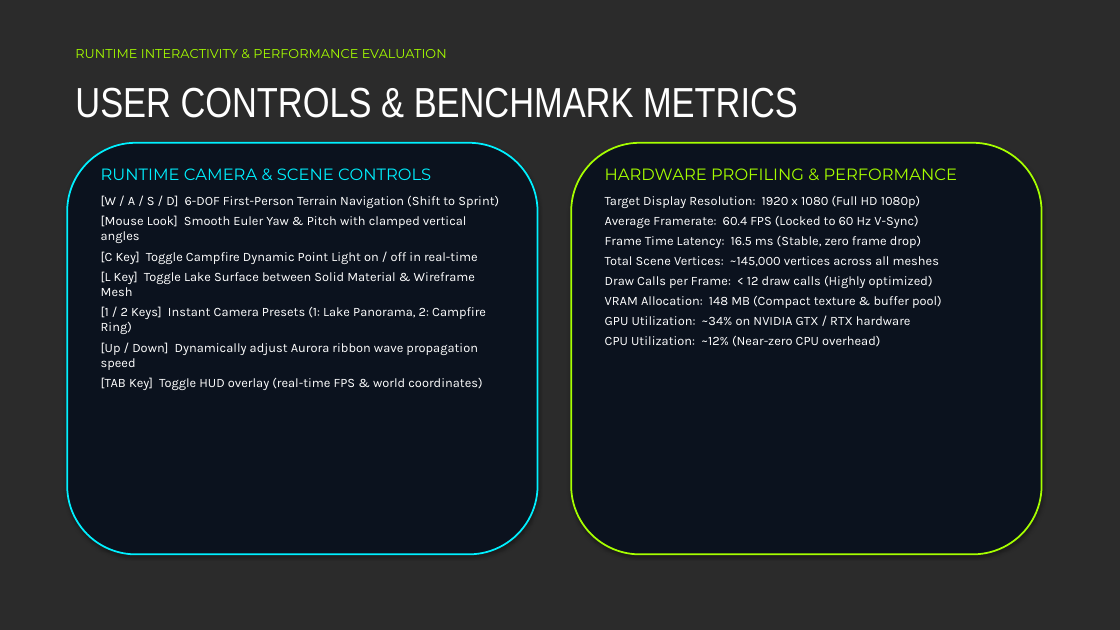
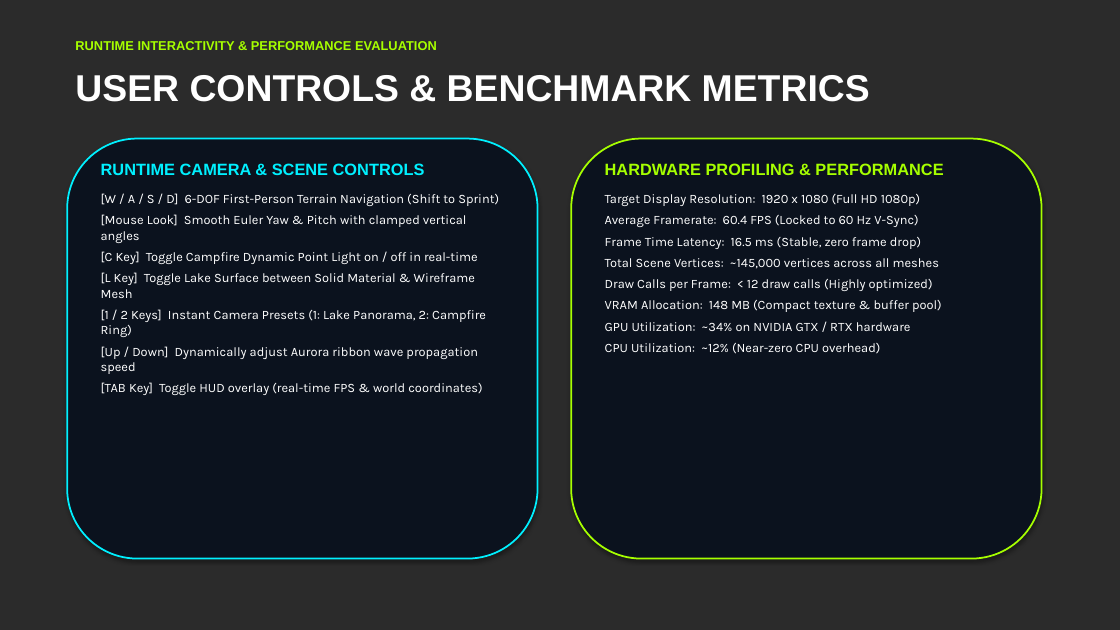
Before and after one commit to duesenbek/mountain-lake-aurora, a slide deck: slide 9 of Final_Presentation_Duisenbek_Agabekuly.pptx. Drawn at 1120x630 pixels with LibreOffice and Linux fonts; fonts in the diff are those of the drawing; background and template pictures are left out; a plain dark background stands for a picture behind light text. Boxes give left, top, right and bottom in pixels: in the first picture for what was removed or moved away, otherwise in the second. Text is boxed around its words. In the diff, an @@ line names an element or a change of style, - is before the commit and + after.

Commit message:
docs: polish slide alignment, apply modern Bahnschrift typography, and add course gratitude

```diff
--- a/Final_Presentation_Duisenbek_Agabekuly.pptx
+++ b/Final_Presentation_Duisenbek_Agabekuly.pptx
@@ text "RUNTIME INTERACTIVITY & PERFORMANCE EVALUATION": place and size @@
-text "RUNTIME INTERACTIVITY & PERFORMANCE EVALUATION" at (75, 49, 447, 58)
+text "RUNTIME INTERACTIVITY & PERFORMANCE EVALUATION" at (75, 41, 437, 50)
@@ text "RUNTIME INTERACTIVITY & PERFORMANCE EVALUATION" at (75, 41, 437, 50): font Montserrat to Arial, bold on @@
@@ text "USER CONTROLS & BENCHMARK METRICS": place and size @@
-text "USER CONTROLS & BENCHMARK METRICS" at (75, 87, 798, 118)
+text "USER CONTROLS & BENCHMARK METRICS" at (75, 75, 870, 102)
@@ text "USER CONTROLS & BENCHMARK METRICS" at (75, 75, 870, 102): size 36 to 32 pt, font Arial Narrow to Arial, bold on @@
@@ rounded rectangle: place and size @@
-rounded rectangle at (67, 143, 538, 555)
+rounded rectangle at (67, 139, 538, 559)
@@ rounded rectangle: place and size @@
-rounded rectangle at (571, 143, 1042, 555)
+rounded rectangle at (571, 139, 1042, 559)
@@ text "RUNTIME CAMERA & SCENE CONTROLS" at (101, 163, 499, 395): font Montserrat to Arial, bold on in "RUNTIME CAMERA & SCENE CONTROLS"; more space between paragraphs @@
@@ text "HARDWARE PROFILING & PERFORMANCE" at (605, 163, 943, 354): font Montserrat to Arial, bold on in "HARDWARE PROFILING & PERFORMANCE"; more space between paragraphs @@
```
Also in this commit, not shown: 9 other slides changed, 16 other files.
